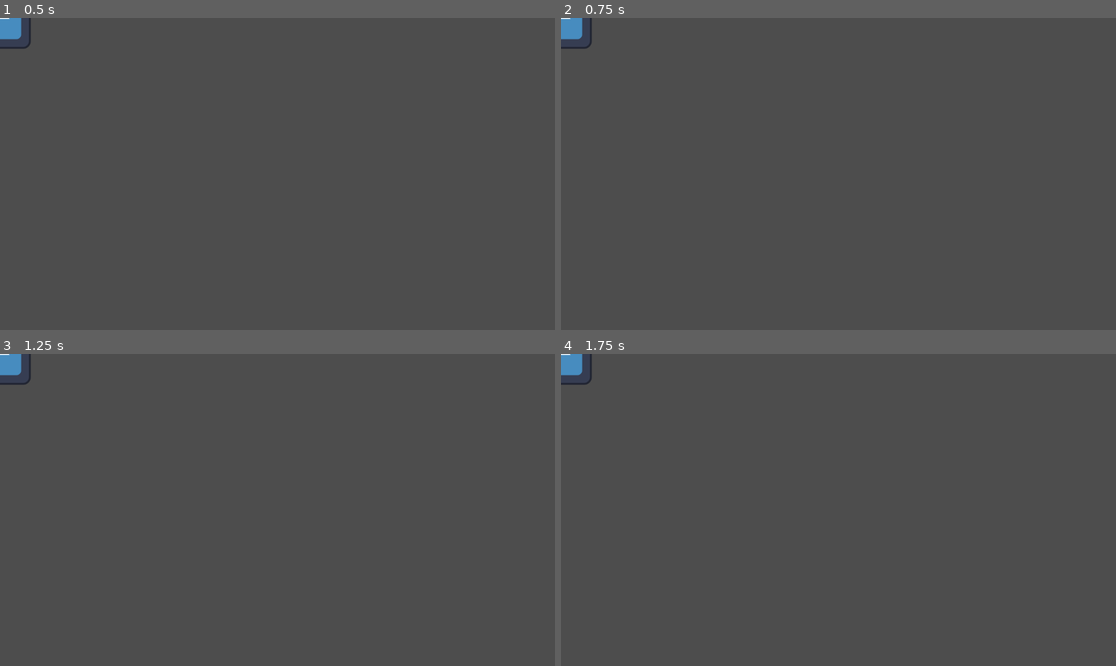
Above: before the commit, frames 1-4 (two rows, left to right).
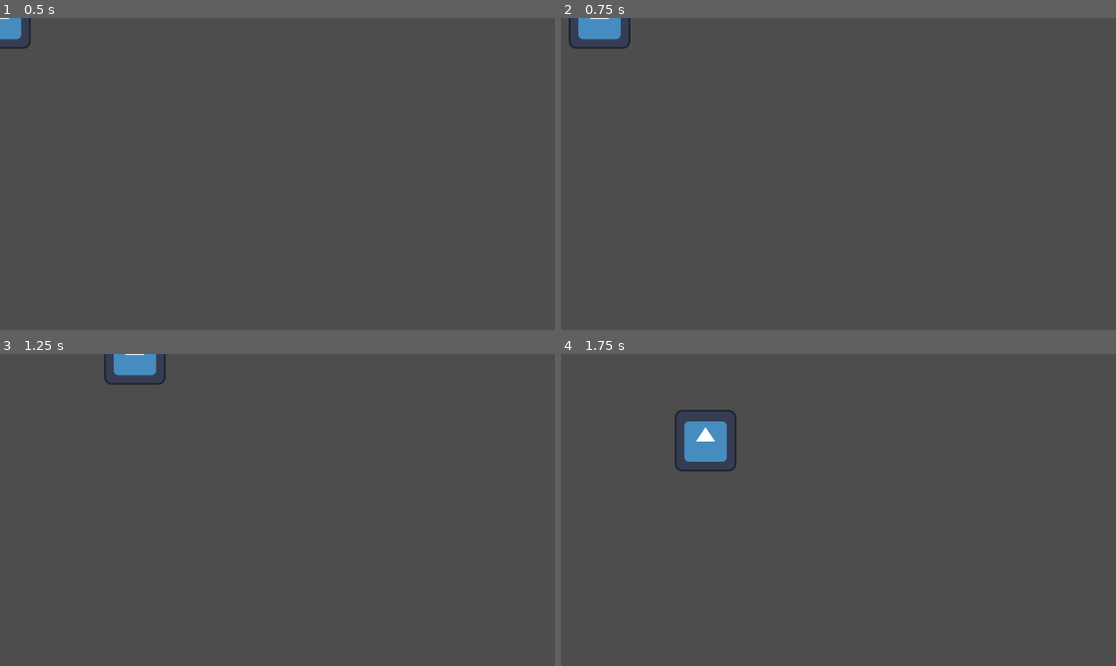
Above: after the commit, the same moments.

Repository: CPhuong24/UPJam2024
Game: Godot game, scene res://player.tscn
The game is run twice, just before and just after one commit, with the same random seed, the same clock (stepped at 60 frames per second) and the same inputs. Before the commit the project has no main scene; this scene is started directly in both runs. The engine's default icon, where the game draws it, is replaced by a stand-in: a white triangle on a blue panel in a dark square.
Inputs:
- Up to frame 1 (0.5 s): no input
- Up to frame 2 (0.75 s): tap Enter at 0.5 s; hold D (move_right) from 0.53 s (still down)
- Up to frame 3 (1.25 s): keep holding D (move_right)
- Up to frame 4 (1.75 s): release D (move_right) at 1.28 s; hold S (move_down) from 1.28 s (still down)

Frame 1 is identical in both runs. In frame 2, 0.8% of the frame differs, in the area x 0-13%, y 0-10%; in frame 3, 1.0%; in frame 4, 1.6%, in the area x 0-32%, y 0-38%.

Commit message:
Add player movement

Diff:
--- a/player.gd
+++ b/player.gd
@@ -1,11 +1,11 @@
-extends Node2D
+extends CharacterBody2D
 
+@export var speed = 400
 
-# Called when the node enters the scene tree for the first time.
-func _ready() -> void:
-	pass # Replace with function body.
+func get_input():
+	var input_direction = Input.get_vector("move_left", "move_right", "move_up", "move_down")
+	velocity = input_direction * speed
 
-
-# Called every frame. 'delta' is the elapsed time since the previous frame.
-func _process(delta: float) -> void:
-	pass
+func _physics_process(delta):
+	get_input()
+	move_and_slide()
--- a/player.tscn
+++ b/player.tscn
@@ -1,16 +1,16 @@
-[gd_scene load_steps=3 format=3 uid="uid://d2yb8dg345l18"]
+[gd_scene load_steps=4 format=3 uid="uid://d2yb8dg345l18"]
 
 [ext_resource type="Texture2D" uid="uid://cw0jvdjp61eeq" path="res://icon.svg" id="1_1e0h2"]
+[ext_resource type="Script" path="res://player.gd" id="1_nifug"]
 
 [sub_resource type="RectangleShape2D" id="RectangleShape2D_ltq0d"]
 size = Vector2(114, 114)
 
-[node name="Player" type="Node2D"]
+[node name="Player" type="CharacterBody2D"]
+script = ExtResource("1_nifug")
+
+[node name="CollisionShape2D" type="CollisionShape2D" parent="."]
+shape = SubResource("RectangleShape2D_ltq0d")
 
 [node name="Sprite2D" type="Sprite2D" parent="."]
 texture = ExtResource("1_1e0h2")
-
-[node name="StaticBody2D" type="StaticBody2D" parent="."]
-
-[node name="CollisionShape2D" type="CollisionShape2D" parent="StaticBody2D"]
-shape = SubResource("RectangleShape2D_ltq0d")
--- a/project.godot
+++ b/project.godot
@@ -11,6 +11,7 @@
 [application]
 
 config/name="UPJam2024"
+run/main_scene="res://player.tscn"
 config/features=PackedStringArray("4.3", "Forward Plus")
 config/icon="res://icon.svg"
 
